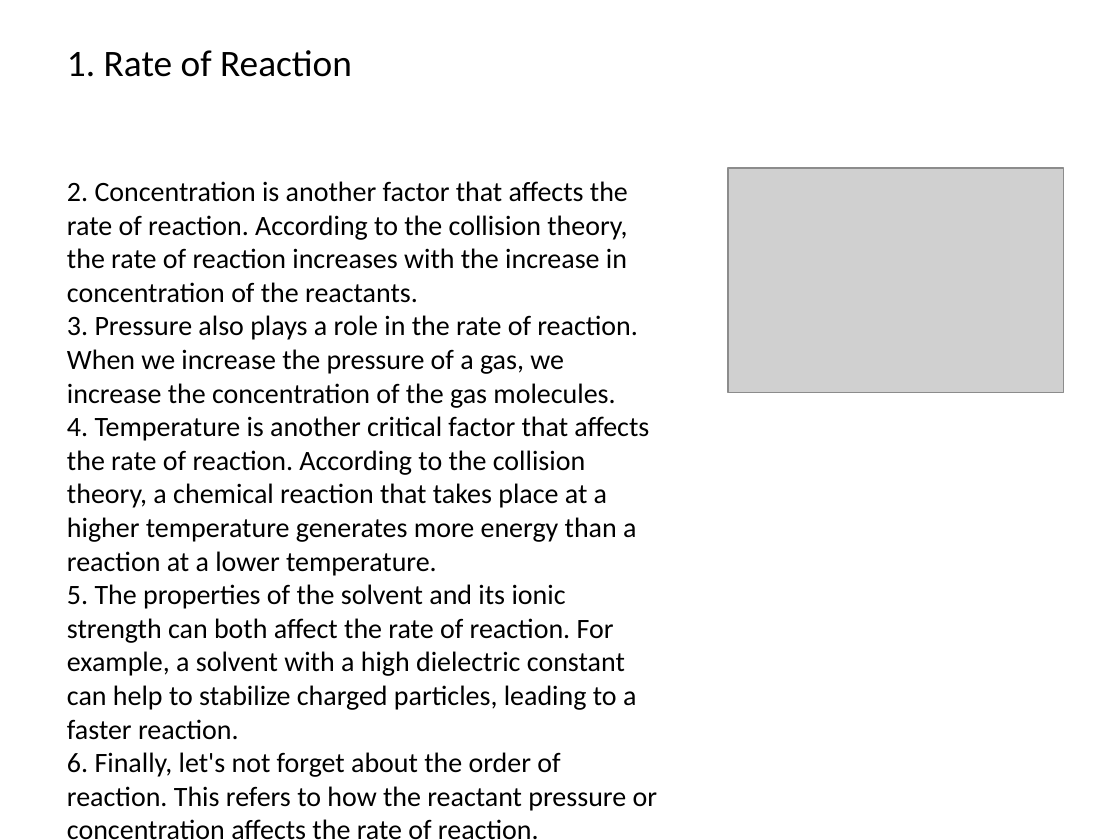
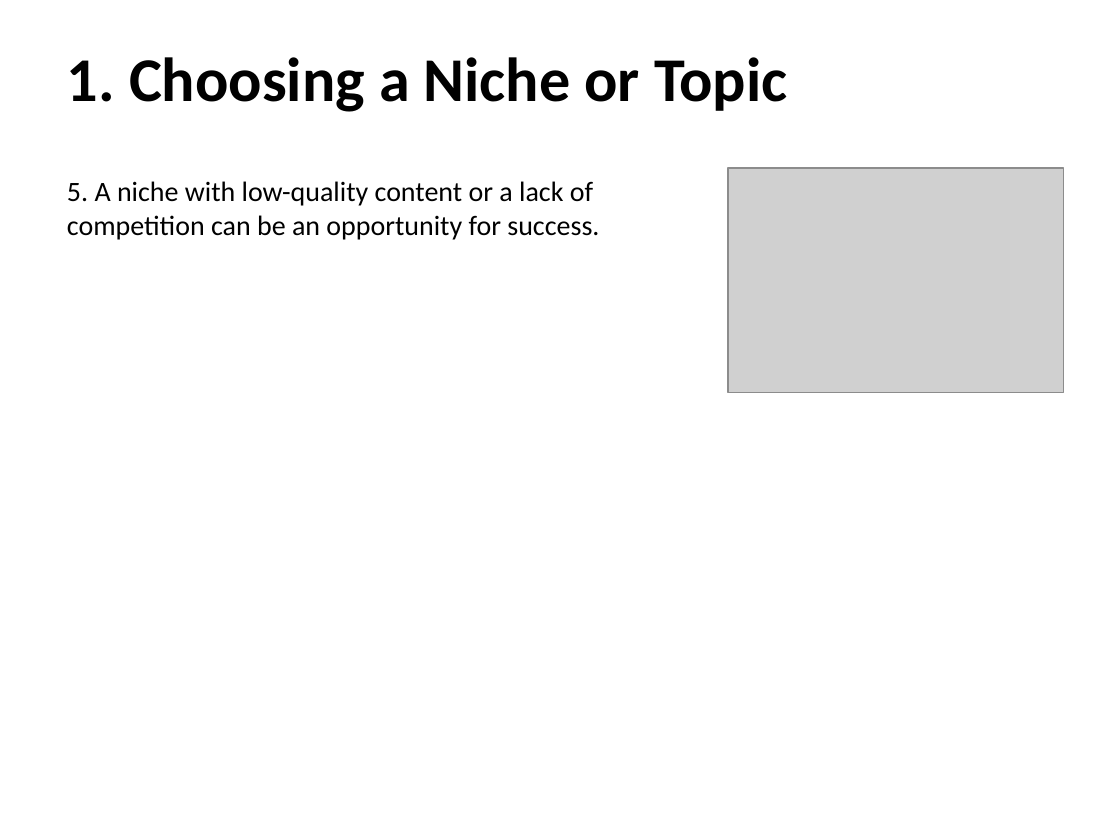
Before and after one commit to NikhilSai5/Automatic-Video-Generator, a slide deck: slide 2 of assets/ppts/GeneratedPresentation.pptx. Drawn at 1120x840 pixels with LibreOffice and Linux fonts; fonts in the diff are those of the drawing; grey boxes stand for pictures. Boxes give left, top, right and bottom in pixels: in the first picture for what was removed or moved away, otherwise in the second. Text is boxed around its words. In the diff, an @@ line names an element or a change of style, - is before the commit and + after.

```diff
--- a/assets/ppts/GeneratedPresentation.pptx
+++ b/assets/ppts/GeneratedPresentation.pptx
@@ text at (67,57,787,112): text changed; size 24 to 40 pt; bold on @@
-1. Rate of Reaction
+1. Choosing a Niche or Topic
@@ text at (67,181,599,240): text changed @@
-2. Concentration is another factor that affects the rate of reaction. According to the collision theory, the rate of reaction increases with the increase in concentration of the reactants.
-3. Pressure also plays a role in the rate of reaction. When we increase the pressure of a gas, we increase the concentration of the gas molecules.
-4. Temperature is another critical factor that affects the rate of reaction. According to the collision theory, a chemical reaction that takes place at a higher temperature generates more energy than a reaction at a lower temperature.
-5. The properties of the solvent and its ionic strength can both affect the rate of reaction. For example, a solvent with a high dielectric constant can help to stabilize charged particles, leading to a faster reaction.
-6. Finally, let's not forget about the order of reaction. This refers to how the reactant pressure or concentration affects the rate of reaction.
+5. A niche with low-quality content or a lack of competition can be an opportunity for success.
```
Also in this commit, not shown: 1 other slide changed, 12 slides added, 12 slides removed, 5 other files.
